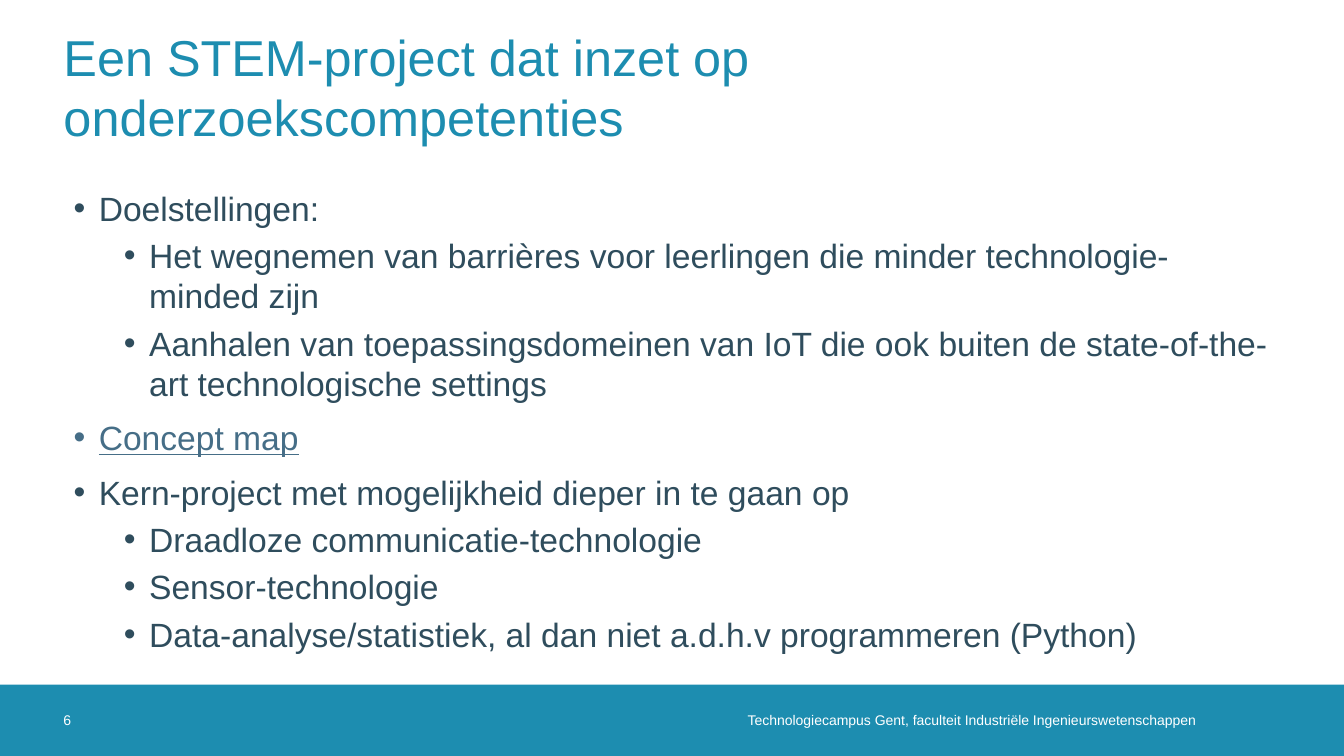
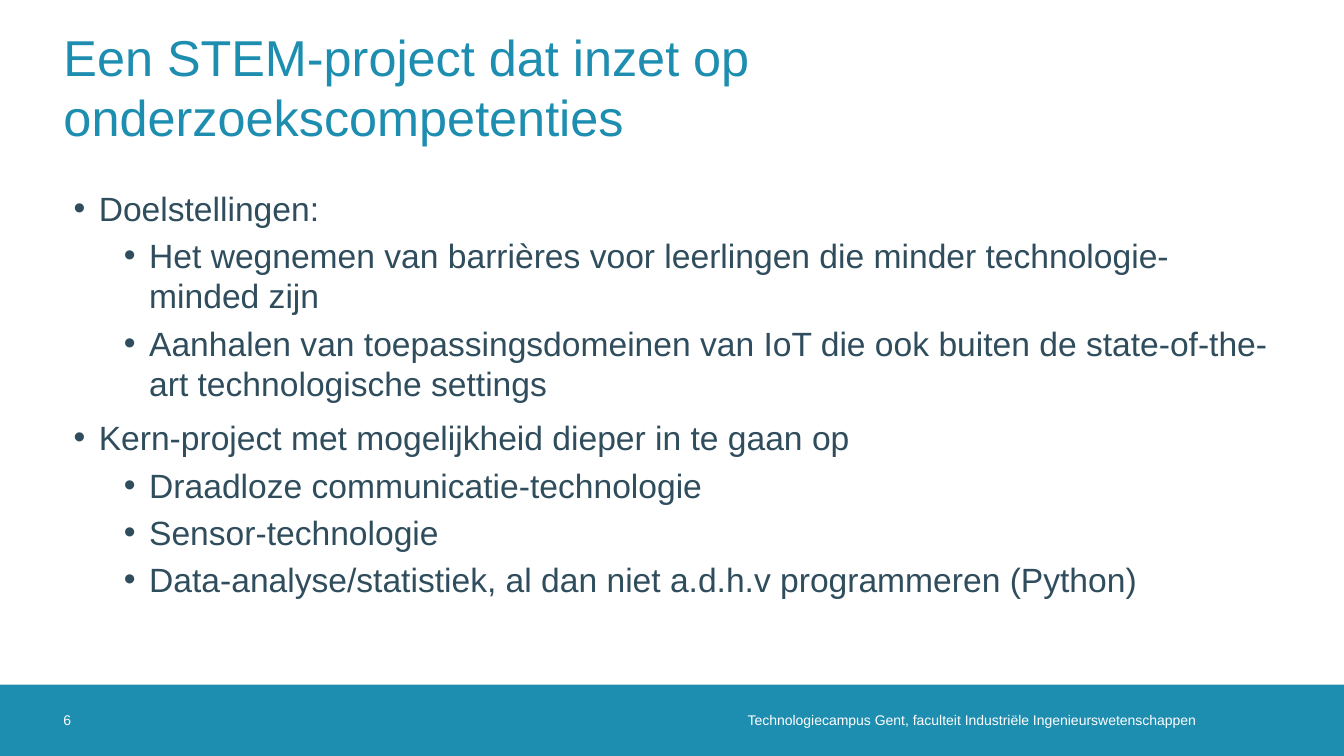
Before and after one commit to dramco-iwast/handleiding-voor-leerkrachten, a slide deck: slide 6 of assets/files/IWAST-bijscholingsmoment.pptx. Drawn at 1344x756 pixels with LibreOffice and Linux fonts; fonts in the diff are those of the drawing; background and template pictures are left out. Boxes give left, top, right and bottom in pixels: in the first picture for what was removed or moved away, otherwise in the second. Text is boxed around its words. In the diff, an @@ line names an element or a change of style, - is before the commit and + after.

```diff
--- a/assets/files/IWAST-bijscholingsmoment.pptx
+++ b/assets/files/IWAST-bijscholingsmoment.pptx
@@ text at [99, 426, 298, 457]: paragraph removed @@
-• Concept map
```
Also in this commit, not shown: 2 other slides changed, 3 slides added.
